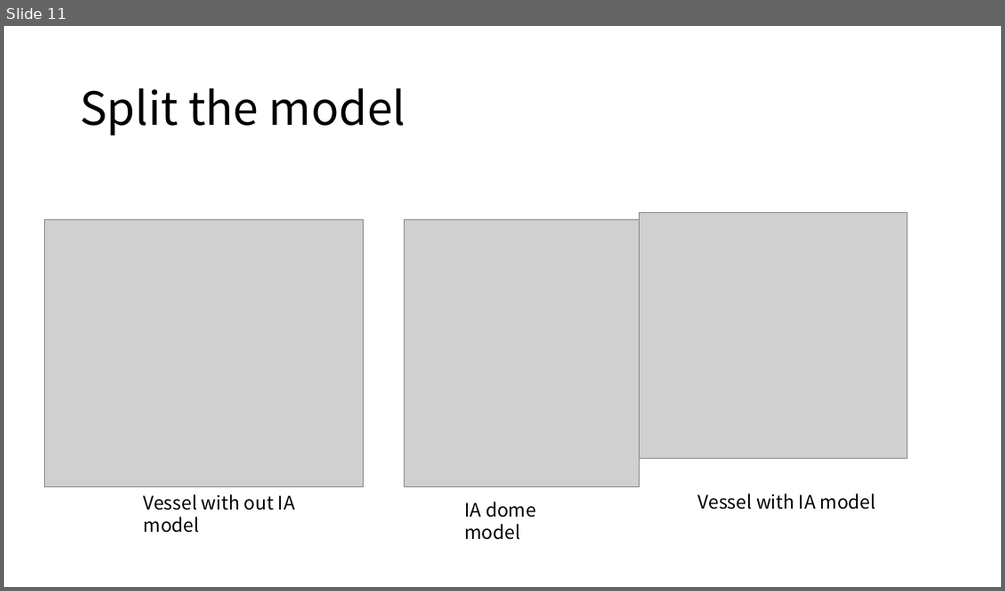
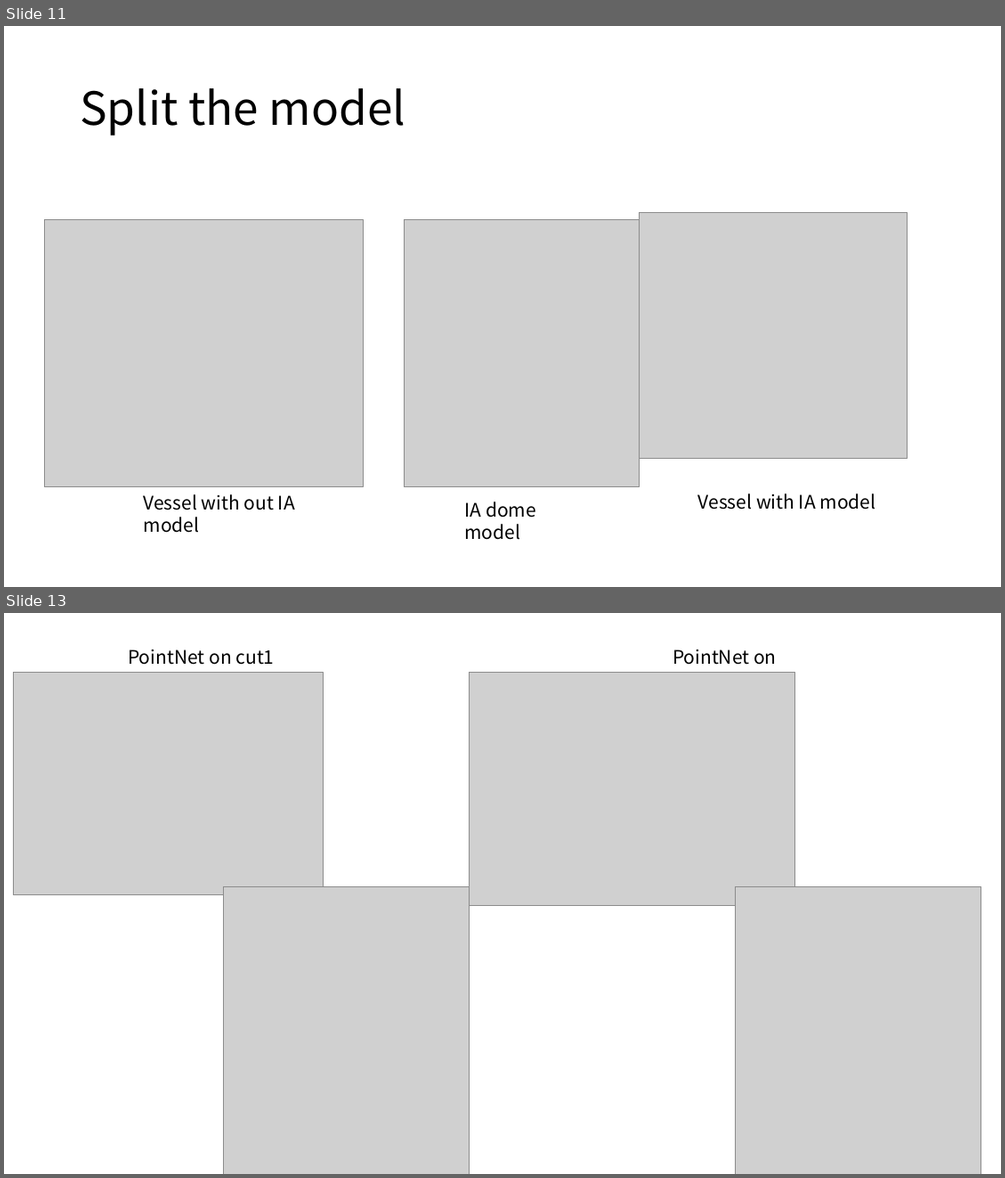
Before and after one commit to eulershadow/Wenjie_Zhang_Msc_project, a slide deck: Presentation.pptx. Shown one above the other, each under a label of ours: slide 11 before the commit, slides 11 and 13 after it; the slides between them are not shown. The pictures are 1005x591 and 1005x1178 pixels, drawn with LibreOffice and Linux fonts; fonts in the diff are those of the drawing; grey boxes stand for pictures. Boxes give left, top, right and bottom in pixels: in the first picture for what was removed or moved away, otherwise in the second. Text is boxed around its words. In the diff, an @@ line names an element or a change of style, - is before the commit and + after.

```diff
--- a/Presentation.pptx
+++ b/Presentation.pptx
@@ slide 13 added at [4, 613, 1001, 1174], background #FFFFFF @@
@@ text added at [128, 649, 275, 665], 18 pt, text #000000 @@
+PointNet on cut1
@@ text added at [672, 649, 777, 673], 18 pt, text #000000 @@
+PointNet on vessel
@@ picture added at [13, 672, 324, 894] @@
@@ picture added at [469, 672, 794, 905] @@
@@ picture added at [224, 887, 469, 1174] @@
@@ picture added at [736, 887, 980, 1174] @@
```
Also in this commit, not shown: 3 other slides added, 1 slide removed, 35 other files.
